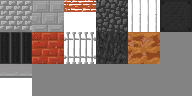
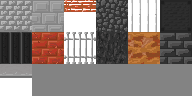
Before/after of a 192×96 layered artwork. What changed in the layer stack:
added layer "Layer 4" (subtract, 60%) in group "walls" over [160, 32, 192, 64]
added layer "Layer 3" in group "walls" over [160, 32, 192, 64]
